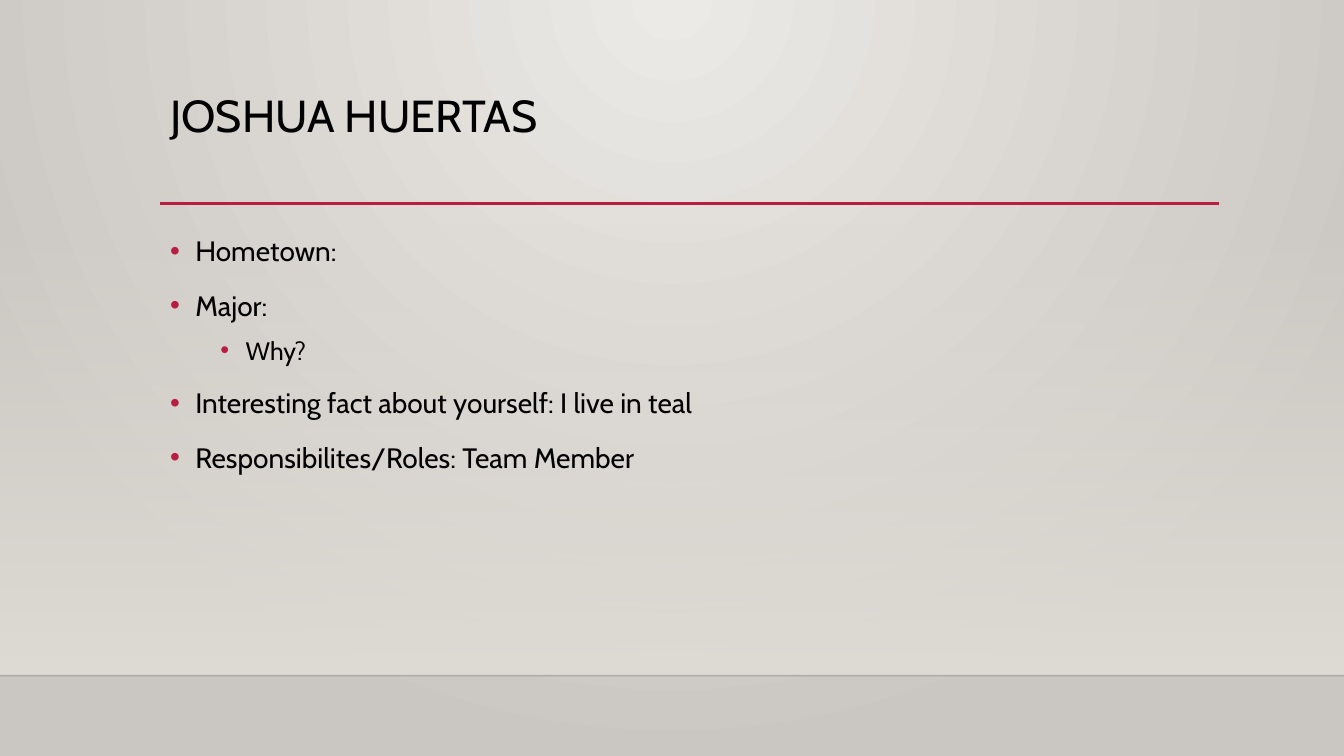
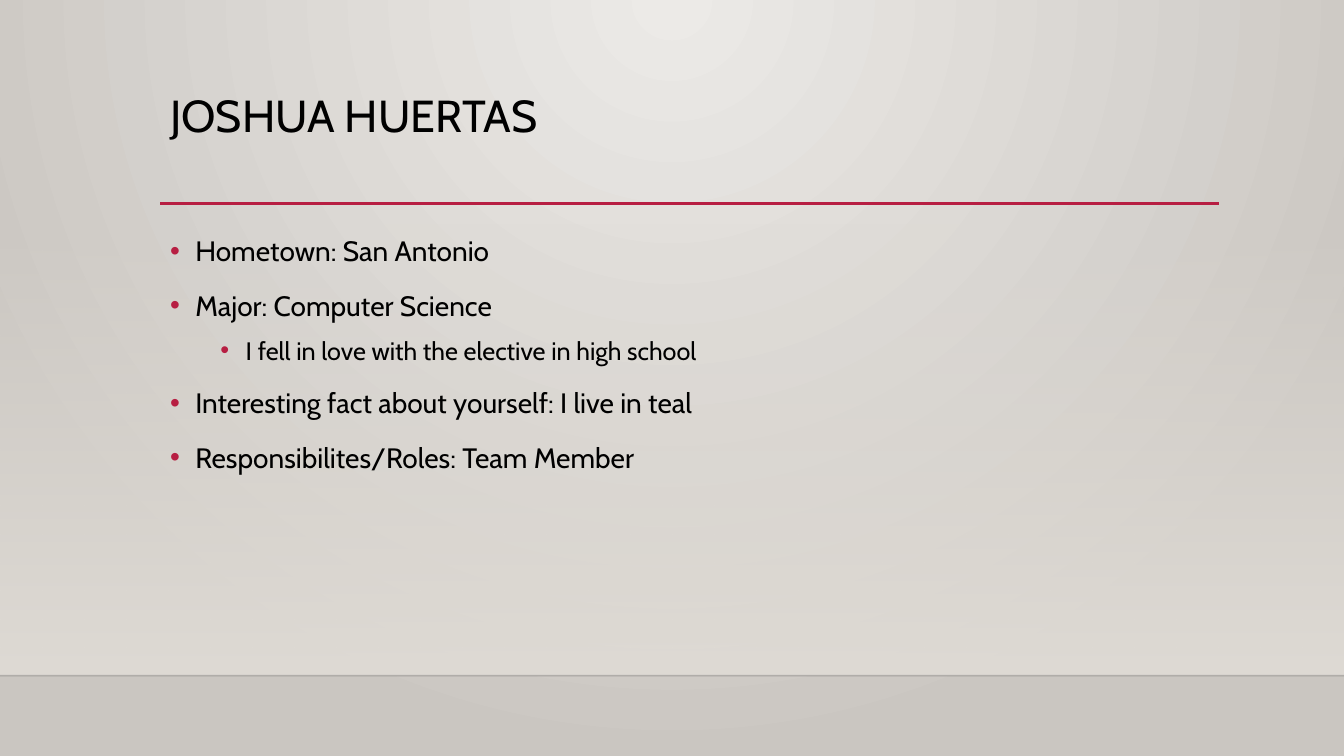
Before and after one commit to GunnarGriffin23/Mario-Game, a slide deck: slide 5 of Waluigi.pptx. Drawn at 1344x756 pixels with LibreOffice and Linux fonts; fonts in the diff are those of the drawing; background and template pictures are left out. Boxes give left, top, right and bottom in pixels: in the first picture for what was removed or moved away, otherwise in the second. Text is boxed around its words. In the diff, an @@ line names an element or a change of style, - is before the commit and + after.

```diff
--- a/Waluigi.pptx
+++ b/Waluigi.pptx
@@ text at box(195, 241, 696, 366): text changed @@
-• Hometown:
-• Major:
-  • Why?
+• Hometown: San Antonio
+• Major: Computer Science
+  • I fell in love with the elective in high school
```
